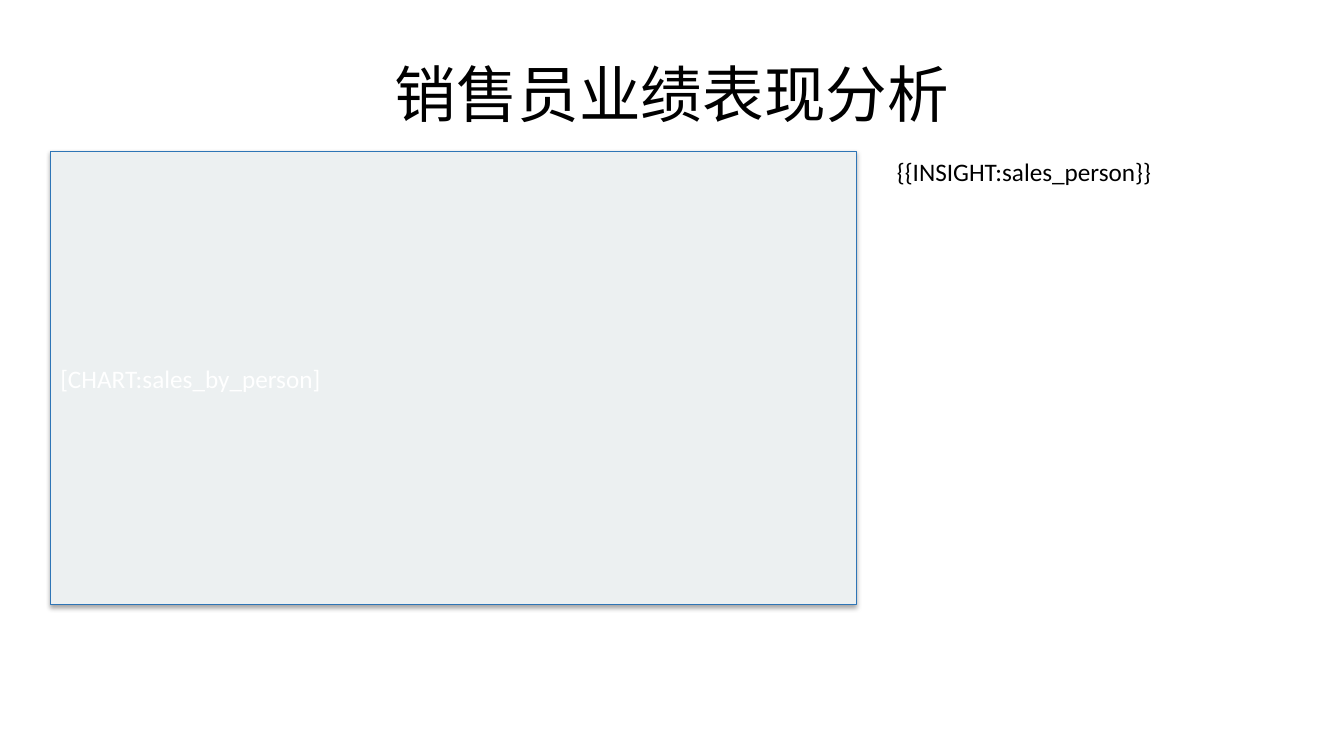
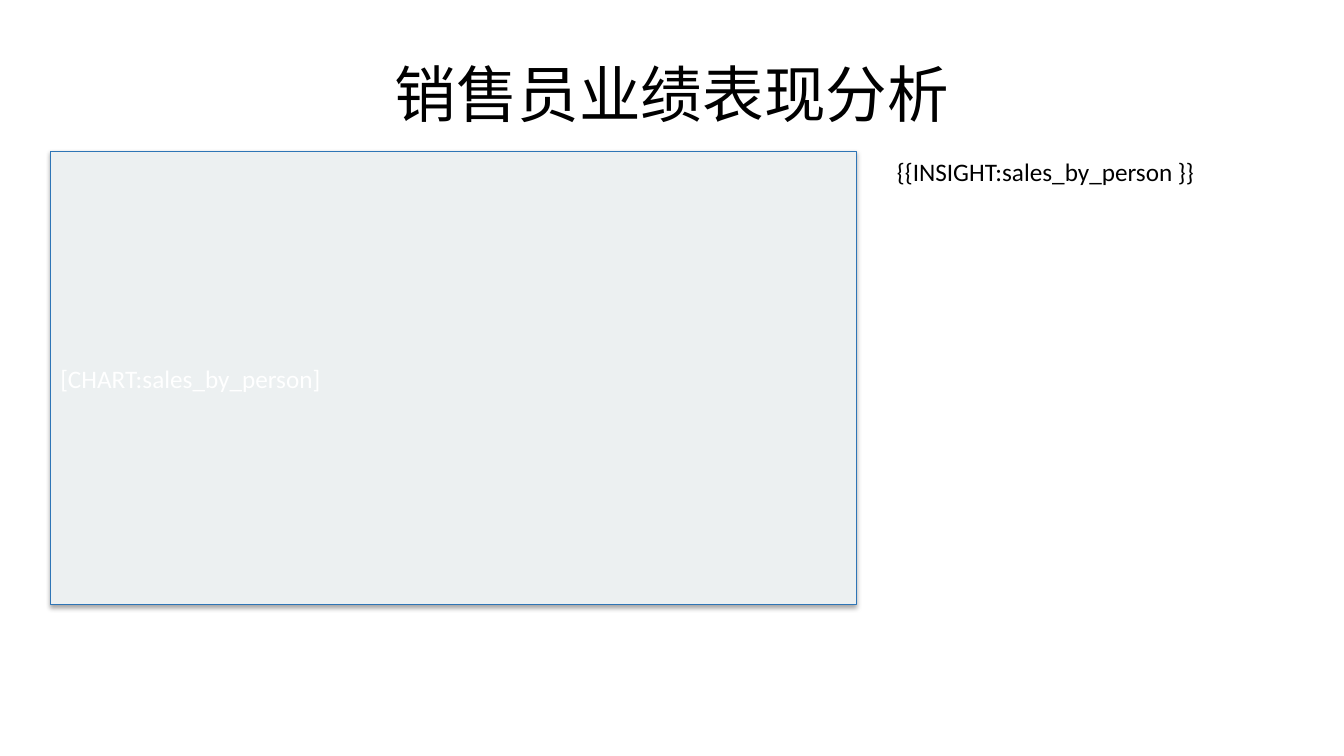
Before and after one commit to lijiahao1996/PPT-Automation, a slide deck: slide 4 of templates/销售分析报告_标准模板.pptx. Drawn at 1344x756 pixels with LibreOffice and Linux fonts; fonts in the diff are those of the drawing. Boxes give left, top, right and bottom in pixels: in the first picture for what was removed or moved away, otherwise in the second. Text is boxed around its words. In the diff, an @@ line names an element or a change of style, - is before the commit and + after.

Commit message:
修复 sales_by_person 命名统一 + data-insight skill 优化

```diff
--- a/templates/销售分析报告_标准模板.pptx
+++ b/templates/销售分析报告_标准模板.pptx
@@ text at <box>897,162,1172,185</box>: text changed @@
-{{INSIGHT:sales_person}}
+{{INSIGHT:sales_by_person }}
```
Also in this commit, not shown: 5 other slides changed, 11 other files.
